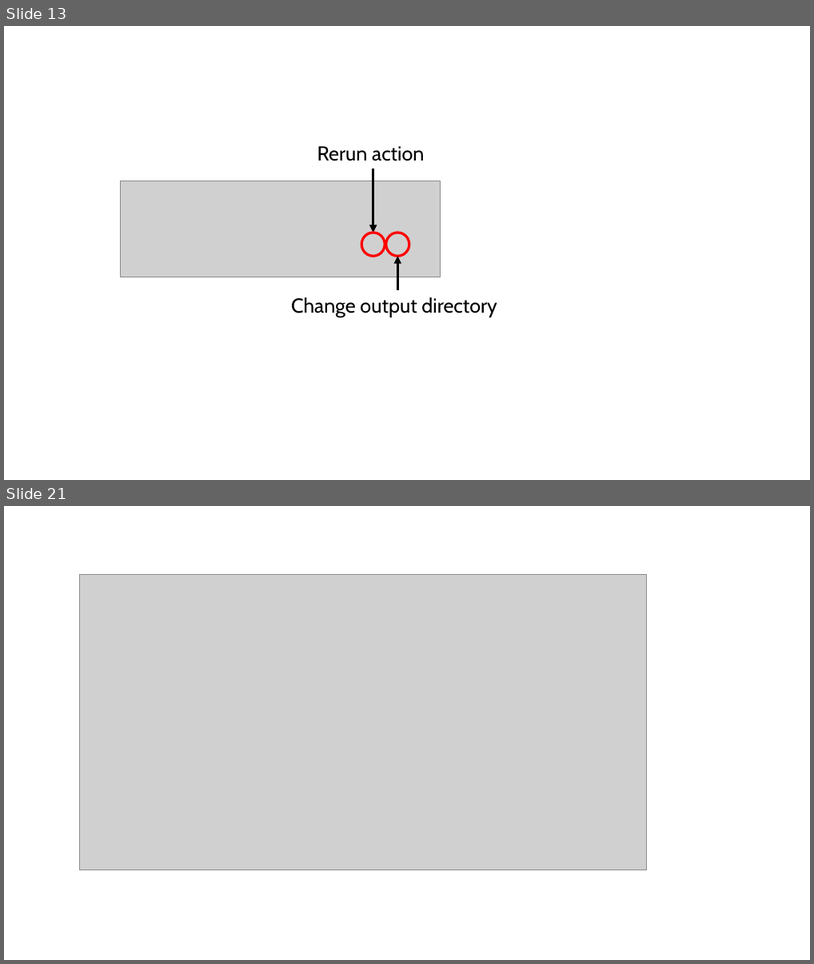
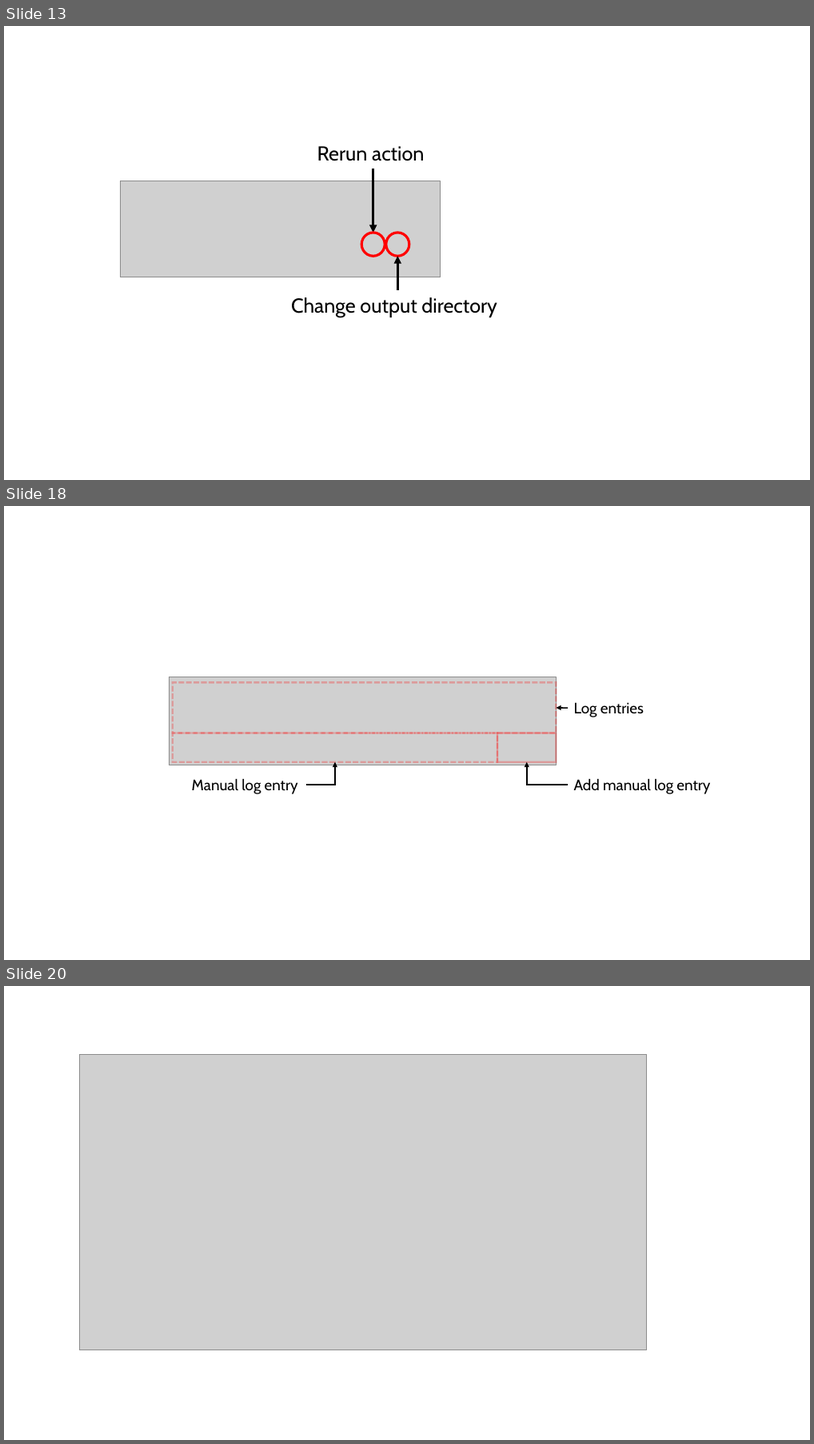
Before and after one commit to LabBench-Society/Protocols, a slide deck: introdemo/Illustrations/Illustrations (Introduction to LabBench).pptx. Shown one above the other, each under a label of ours: slides 13 and 21 before the commit, slides 13, 18 and 20 after it; the slides between them are not shown. The pictures are 814x964 and 814x1444 pixels, drawn with LibreOffice and Linux fonts; fonts in the diff are those of the drawing; grey boxes stand for pictures. Boxes give left, top, right and bottom in pixels: in the first picture for what was removed or moved away, otherwise in the second. Text is boxed around its words. In the diff, an @@ line names an element or a change of style, - is before the commit and + after.

```diff
--- a/introdemo/Illustrations/Illustrations (Introduction to LabBench).pptx
+++ b/introdemo/Illustrations/Illustrations (Introduction to LabBench).pptx
@@ slide 18 added at (4, 506, 810, 960), background #FFFFFF @@
@@ picture added at (169, 676, 557, 765) @@
@@ rectangle added at (173, 683, 556, 733), outline #FF0000 2.25 pt dashed @@
@@ arrow added from (569, 708) to (556, 708), #000000 1.5 pt @@
@@ text added at (574, 702, 644, 717), 18 pt, text #000000 @@
+Log entries
@@ rectangle added at (173, 733, 498, 762), outline #FF0000 2.25 pt dashed @@
@@ rectangle added at (498, 733, 556, 762), outline #FF0000 2.25 pt @@
@@ elbow arrow added from (307, 784) to (335, 762), #000000 1.5 pt @@
@@ elbow arrow added from (569, 784) to (527, 762), #000000 1.5 pt @@
@@ text added at (192, 778, 298, 794), 18 pt, text #000000 @@
+Manual log entry
@@ text added at (574, 778, 710, 794), 18 pt, text #000000 @@
+Add manual log entry
@@ what was slide 21 is now slide 20 @@
```
Also in this commit, not shown: 5 other slides added, 8 slides removed.
